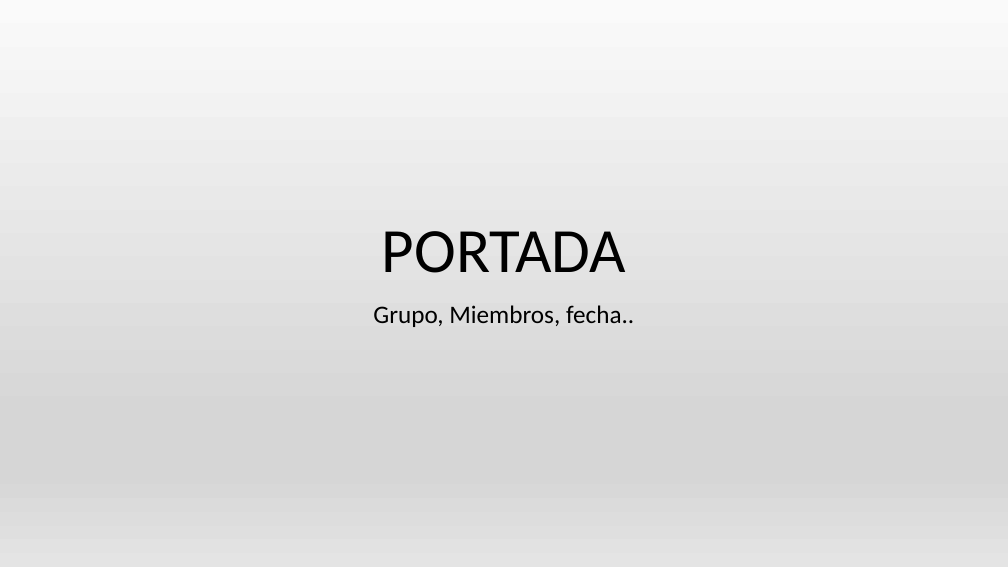
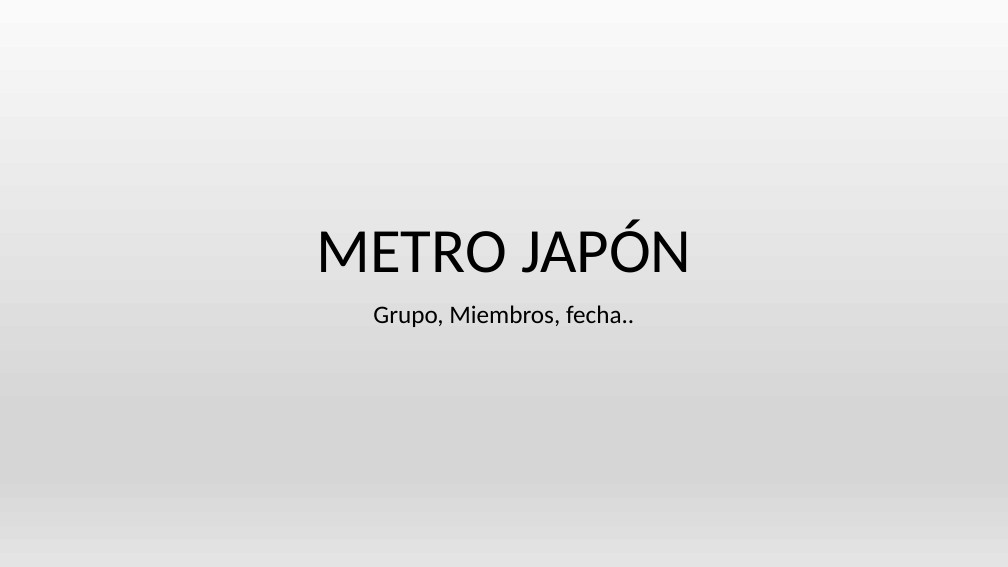
Before and after one commit to AGarciaCast/MetroJapon, a slide deck: slide 1 of PresentacionMetro.pptx. Drawn at 1008x567 pixels with LibreOffice and Linux fonts; fonts in the diff are those of the drawing. Boxes give left, top, right and bottom in pixels: in the first picture for what was removed or moved away, otherwise in the second. Text is boxed around its words. In the diff, an @@ line names an element or a change of style, - is before the commit and + after.

```diff
--- a/PresentacionMetro.pptx
+++ b/PresentacionMetro.pptx
@@ title at (x1=316, y1=220, x2=691, y2=273): text changed @@
-PORTADA
+METRO JAPÓN
```
Also in this commit, not shown: 7 other slides changed, 11 slides added, 1 slide removed, 2 other files.
